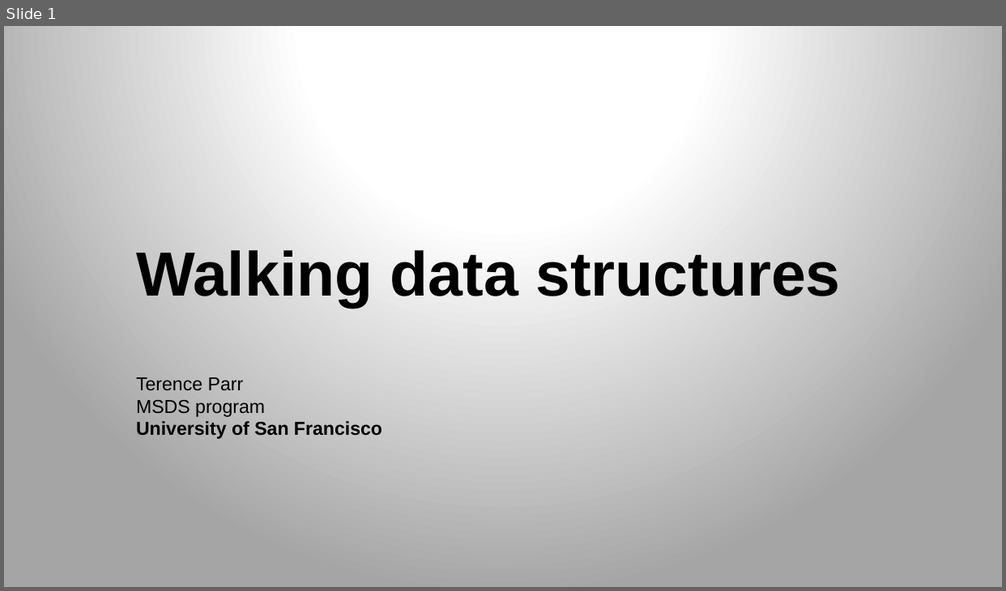
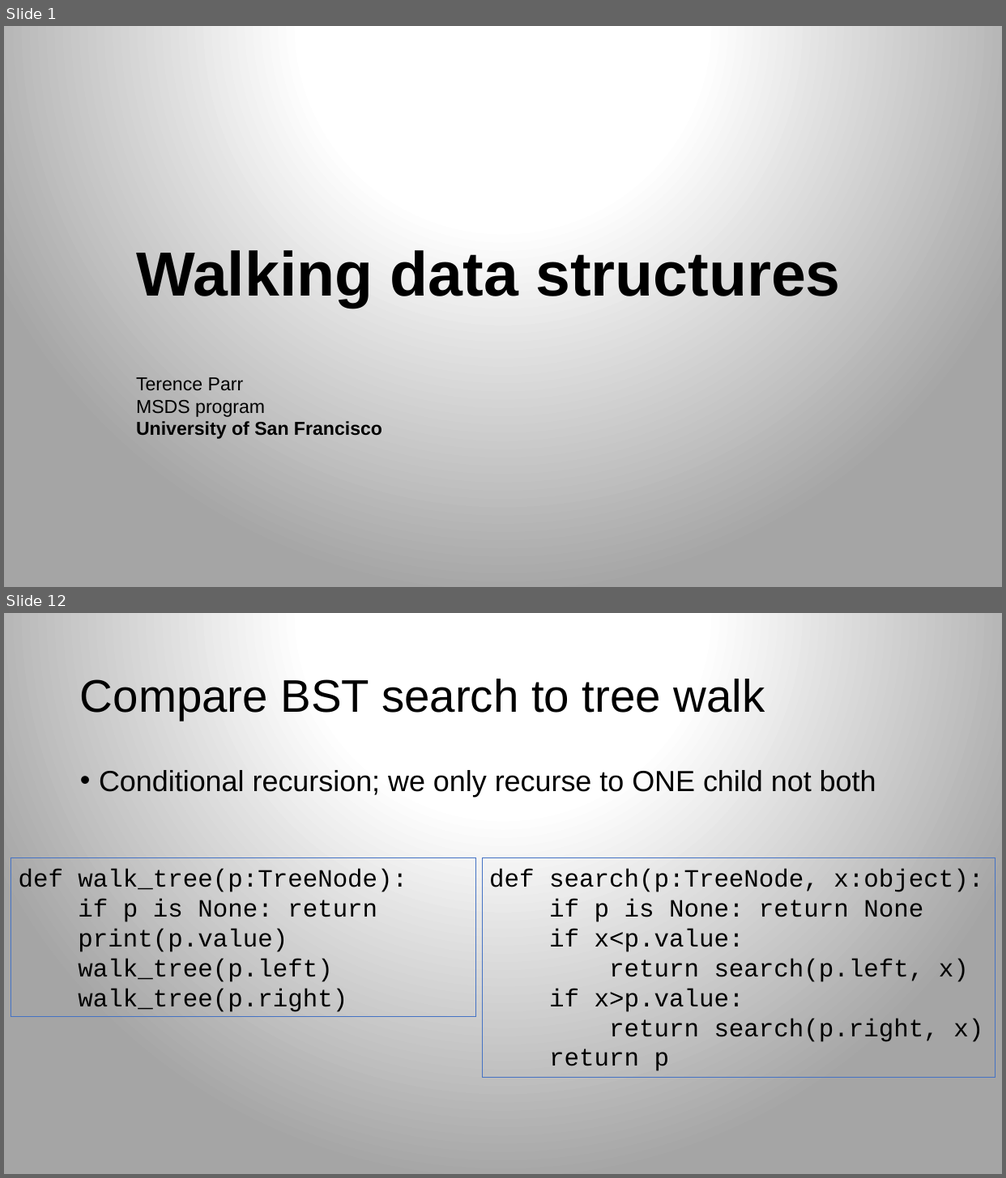
Before and after one commit to parrt/msds689, a slide deck: notes/walking-structures.pptx. Shown one above the other, each under a label of ours: slide 1 before the commit, slides 1 and 12 after it; the slides between them are not shown. The pictures are 1006x591 and 1006x1178 pixels, drawn with LibreOffice and Linux fonts; fonts in the diff are those of the drawing; background and template pictures are left out. Boxes give left, top, right and bottom in pixels: in the first picture for what was removed or moved away, otherwise in the second. Text is boxed around its words. In the diff, an @@ line names an element or a change of style, - is before the commit and + after.

```diff
--- a/notes/walking-structures.pptx
+++ b/notes/walking-structures.pptx
@@ slide 12 added at bbox=[4, 613, 1002, 1174], background gradient #FFFFFF to #A5A5A5 @@
@@ title added at bbox=[80, 679, 765, 720], 44 pt, text #000000 @@
+Compare BST search to tree walk
@@ text added at bbox=[99, 770, 876, 797], 28 pt, text #000000 @@
+• Conditional recursion; we only recurse to ONE child not both
@@ rectangle added at bbox=[10, 858, 475, 1017], outline #4472C4 0.75 pt, 24 pt, text #000000 @@
+def walk_tree(p:TreeNode):
+if p is None: return
+print(p.value)
+walk_tree(p.left)
+walk_tree(p.right)
@@ rectangle added at bbox=[483, 858, 996, 1078], outline #4472C4 0.75 pt, 24 pt, text #000000 @@
+def search(p:TreeNode, x:object):
+if p is None: return None
+if x<p.value:
+return search(p.left, x)
+if x>p.value:
+return search(p.right, x)
+return p
```
Also in this commit, not shown: 4 slides changed, 7 other slides added, 2 slides removed, 9 other files.
